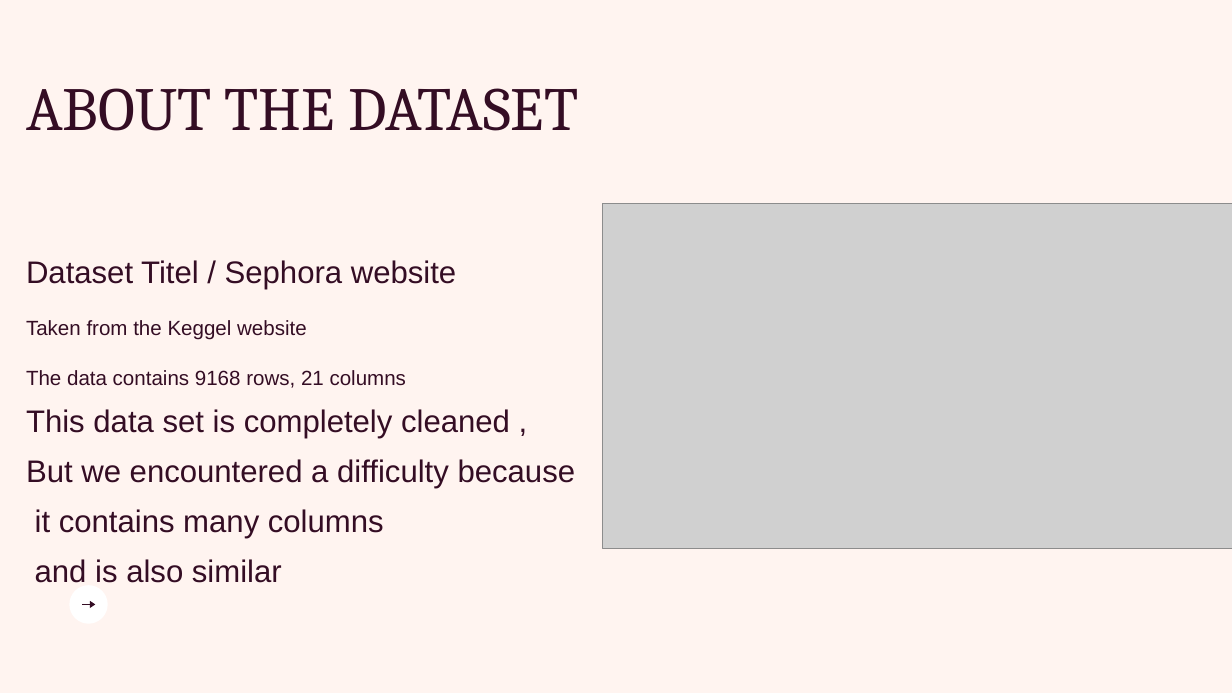
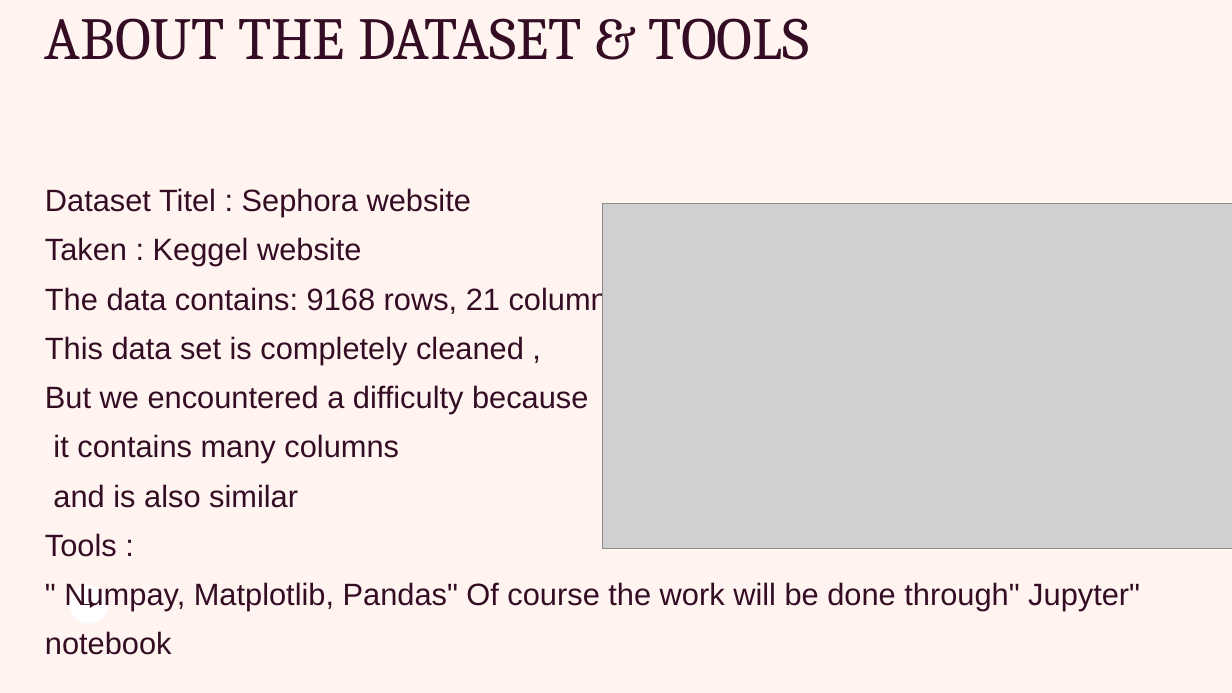
Before and after one commit to MahaAharqan/Data-Science-Artificial-Intelligence-Machine-Learning, a slide deck: slide 7 of Presentation.pptx. Drawn at 1232x693 pixels with LibreOffice and Linux fonts; fonts in the diff are those of the drawing; grey boxes stand for pictures. Boxes give left, top, right and bottom in pixels: in the first picture for what was removed or moved away, otherwise in the second. Text is boxed around its words. In the diff, an @@ line names an element or a change of style, - is before the commit and + after.

```diff
--- a/Presentation.pptx
+++ b/Presentation.pptx
@@ text at box(45, 18, 809, 60): text changed; size 71.8 to 69.8 pt @@
-ABOUT THE DATASET
+ABOUT THE DATASET & TOOLS
@@ text "Dataset Titel : Sephora website": place and size @@
-text "Dataset Titel : Sephora website" at box(26, 260, 576, 583)
+text "Dataset Titel : Sephora website" at box(45, 188, 1140, 655)
@@ text at box(45, 188, 624, 315): text changed; size 23.9 to 36 pt @@
-Dataset Titel / Sephora website
-Taken from the Keggel website
-The data contains 9168 rows, 21 columns
+Dataset Titel : Sephora website
+Taken : Keggel website
+The data contains: 9168 rows, 21 columns
@@ text at box(45, 336, 588, 508): size 36.4 to 36 pt in "This data set is completely cleaned ,", "But we encountered a difficulty because", "it contains many columns", "and is also similar"; line spacing 58.2pt to 57.6pt @@
@@ text at box(45, 533, 1140, 655): paragraphs added @@
+Tools :
+" Numpay, Matplotlib, Pandas" Of course the work will be done through" Jupyter" notebook
```
Also in this commit, not shown: 9 other slides changed.
